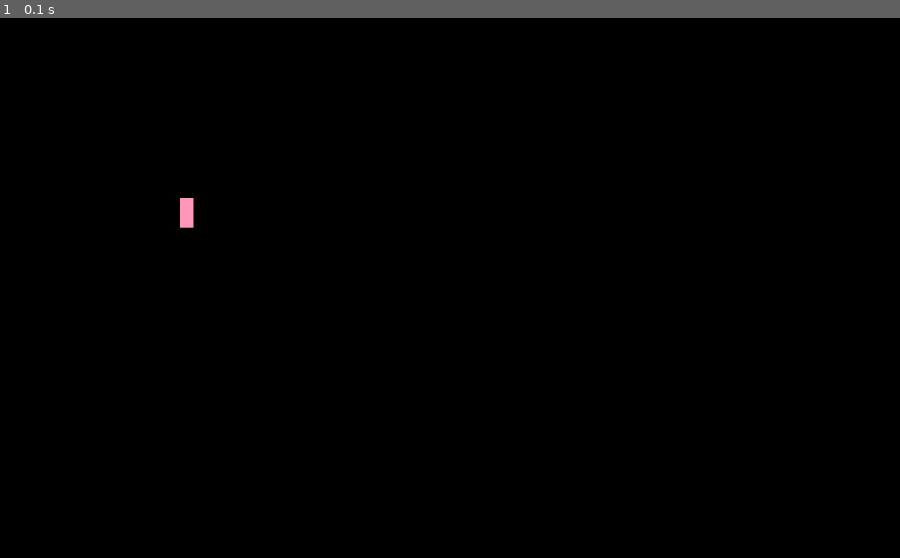
Above: before the commit, frame 1.
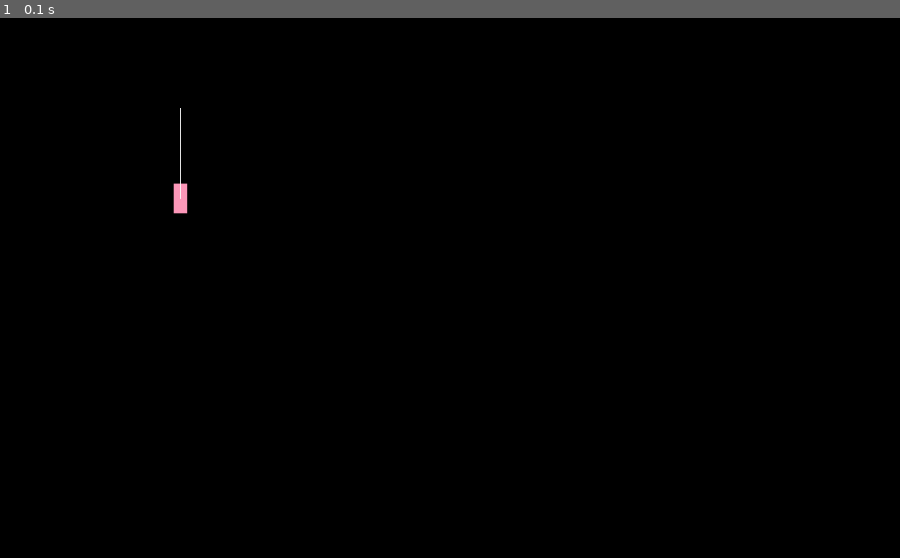
Above: after the commit, the same moment.

Repository: Void-TK-57/Drift
Game: pygame game, started from main.py
Same seed, same stepped clock (60 frames per second), same inputs: the game is played once before the commit and once after it.
Inputs:
- Up to frame 1 (0.1 s): no input

The runs differ from the first frame. In frame 1, 0.1% of the frame differs, in the area x 19-22%, y 16-39%.

Commit message:
Implemented Car Rotation Physics

Diff:
--- a/car.py
+++ b/car.py
@@ -1,6 +1,7 @@
 import pygame
 import numpy as np
 import pymunk
+from pymunk.vec2d import Vec2d
 
 
 # car class
@@ -8,22 +9,47 @@
 
     def __init__(self, x, y, width, height, velocity, color = (255, 153, 187)):
         # create body
-        self.body = pymunk.Body(mass = 10, moment = 1)
+        self.body = pymunk.Body(mass = 0, moment = 0, body_type= pymunk.Body.DYNAMIC)
         self.body.position = x, y
-        self.shape = pymunk.Poly(self.body, [[0, 0], [0, height], [width, 0], [width, height] ] )
+        #self.shape = pymunk.Poly(self.body, [[0, 0], [0, height], [width, 0], [width, height] ] )
+        self.shape = pymunk.Poly.create_box(self.body, (width, height))
+        self.shape.mass = 1
+        self.shape.density = 1
         self.fixed_velocity = velocity
         self.color = color
 
     # draw the rectangle
     def draw(self, screen):
-        l = []
+        coords = []
+        # conver to world
+        for coord in  self.shape.get_vertices():
+            coords.append( self.body.local_to_world(coord) )
+        # draw the recangle
+        pygame.draw.polygon(screen, self.color,  coords)
+        # calculate y and x of vertices
+        # draw orientation
+        pygame.draw.line(screen, (255, 255, 255), list(self.body.position), self.body.local_to_world( [100*np.sin(self.body.angle) , -100*np.cos(self.body.angle)] ) )
 
-        for coord in  self.shape.get_vertices():
-            print(coord)
-            print(self.body.local_to_world(coord))
-            l.append( self.body.local_to_world(coord) )
-        print("---------")
-        pygame.draw.polygon(screen, self.color,  l)
+    # method to get the local point of the vector
+    def get_point_from_wheel(wheel):
+        wheels = wheel.split("-")
+        y_orientation = -1 if wheel[0] == "bottom" else 1
+        x_orientation = -1 if wheel[1] == "right"  else 1
+        y = y_orientation * self.shape.height/2
+        x = x_orientation * self.shape.width/2
+        return x, y
+
+    def apply_force_at_local_point(self, force, wheel):
+        self.body.apply_force_at_local_point(force, wheel)
+
+    def apply_force_at_world_point(self, force, wheel):
+        self.body.apply_force_at_local_point(force, wheel)
+
+    def apply_impulse_at_local_point(self, force, wheel):
+        self.body.apply_force_at_local_point(force, wheel)
+
+    def apply_impulse_at_world_point(self, force, wheel):
+        self.body.apply_force_at_local_point(force, wheel)
 
 
     # update velocity
--- a/main.py
+++ b/main.py
@@ -1,4 +1,5 @@
 import pygame
+from pygame.locals import *
 import numpy as np
 from car import Car
 
@@ -8,6 +9,9 @@
 def update_game(screen, space, car, _map, dt):
     # update worlrd
     space.step(dt/1000)
+    #car.body.torque = 4
+    print( car.body.position )
+    print( car.body.angle)
     # reset screen and redraw
     screen.fill((0, 0, 0))
     car.draw(screen)
@@ -36,10 +40,8 @@
 
     car = Car(x = 200, y = 200, width = 14, height = 32, velocity = 10)
 
-    space.add(car.body)
-    #space.add(car.shape)
+    space.add(car.body, car.shape)
 
-    i = 0
 
     # main loop
     while alive:
@@ -48,9 +50,14 @@
             # if event is quit, then set alive to false
             if event.type == pygame.QUIT:
                 alive = False
+            elif event.type == pygame.KEYDOWN:
+                if event.key == pygame.K_DOWN:
+                    # add for at the bottom of the car
+                    print("Up")
 
-        if i < 2:
-            car.body.apply_force_at_local_point( [0, 1], [0, 0] )
+                elif event.key == pygame.K_UP:
+                    print("Down")
+
 
         # update game and tick clock
         update_game(screen, space, car, _map, clock.get_time())
